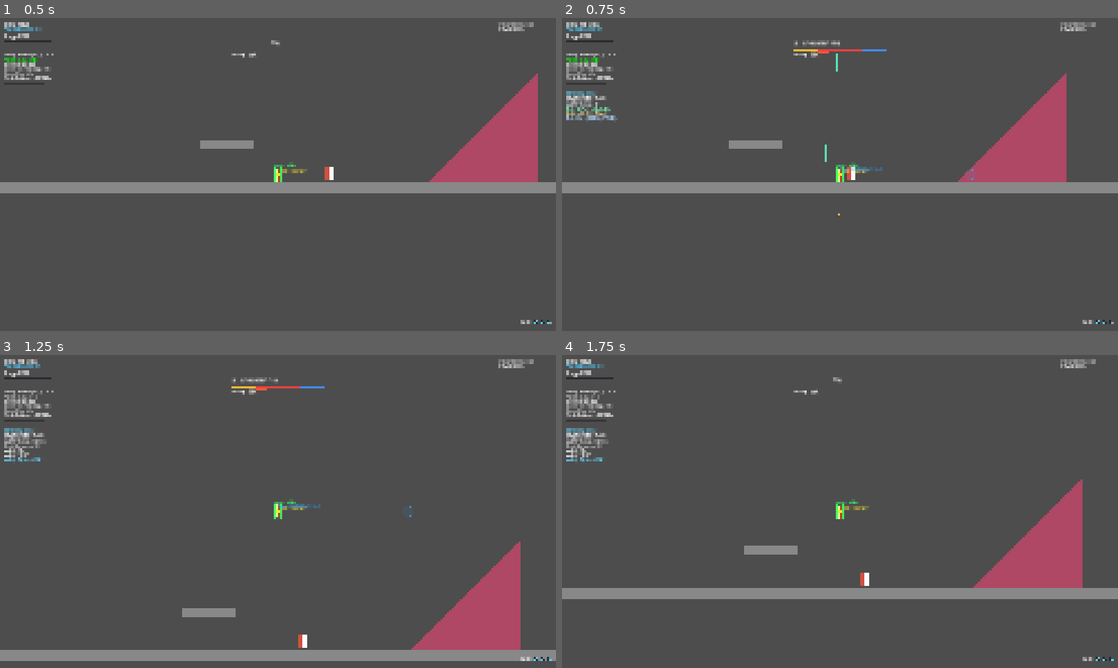
Above: before the commit, frames 1-4 (two rows, left to right).
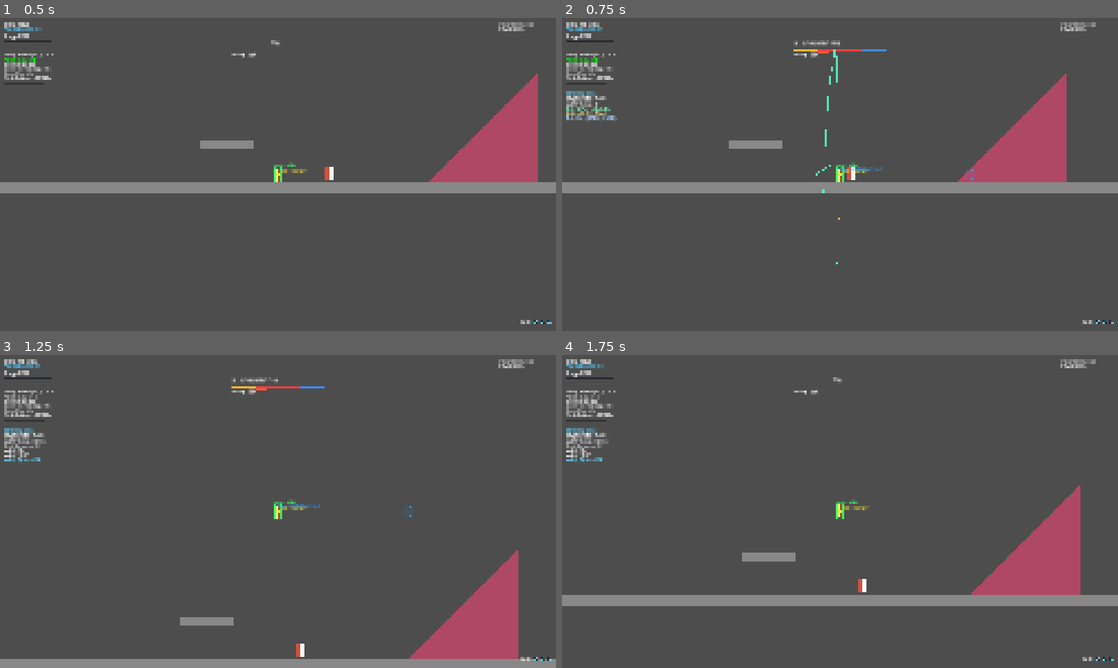
Above: after the commit, the same moments.

Repository: Guo3020/CombatLab
Game: Godot game, scene res://02_scenes/01_arena/main.tscn
Two runs of this game, one before a commit and one after it. Both use one fixed random seed, a clock stepped at 60 frames per second and the inputs below.
Inputs (mouse positions are in pixels of both pictures, inside the frame that each line leads up to):
- Up to frame 1 (0.5 s): no input
- Up to frame 2 (0.75 s): tap Enter at 0.5 s; move the mouse to (962, 158) at 0.52 s; hold D (move_right) from 0.53 s (still down); hold Right mouse button (dodge) from 0.53 s (still down); click (962, 158) at 0.67 s
- Up to frame 3 (1.25 s): keep holding D (move_right); keep holding Right mouse button (dodge); tap Up (jump) at 0.77 s
- Up to frame 4 (1.75 s): release D (move_right) at 1.25 s; release Right mouse button (dodge) at 1.25 s; drag from (728, 527) to (967, 511) at 1.27 s

Frame 1 is identical in both runs. In frame 2, 0.1% of the frame differs, in the area x 5-50%, y 10-79%; in frame 3, 6.3%, in the area x 0-100%, y 47-100%; in frame 4, 5.4%.

Commit message:
Raise serialized MovementTrack curve bake precision

Diff:
--- a/04_resources/player1_action/sword_combo_01.tres
+++ b/04_resources/player1_action/sword_combo_01.tres
@@ -20,14 +20,14 @@
 [sub_resource type="Curve" id="Curve_4ikgc"]
 resource_name = "MovementTrack Curve"
 _limits = [-1000.0, 1000.0, 0.0, 1.0]
-bake_resolution = 8
+bake_resolution = 1000
 _data = [Vector2(0, 0), 0.0, 0.0, 0, 0, Vector2(0.06451613, 100), 0.0, 0.0, 0, 0, Vector2(1, 33.333332), 0.0, 0.0, 0, 0]
 point_count = 3
 
 [sub_resource type="Curve" id="Curve_tehj2"]
 resource_name = "MovementTrack Curve"
 _limits = [-1000.0, 1000.0, 0.0, 1.0]
-bake_resolution = 8
+bake_resolution = 1000
 _data = [Vector2(0, 0), 0.0, 0.0, 0, 0, Vector2(0.26612905, -600), 0.0, 0.0, 0, 0, Vector2(0.48387095, -463.1579), 0.0, 0.0, 0, 0, Vector2(1, 100), 0.0, 0.0, 0, 0]
 point_count = 4
 
